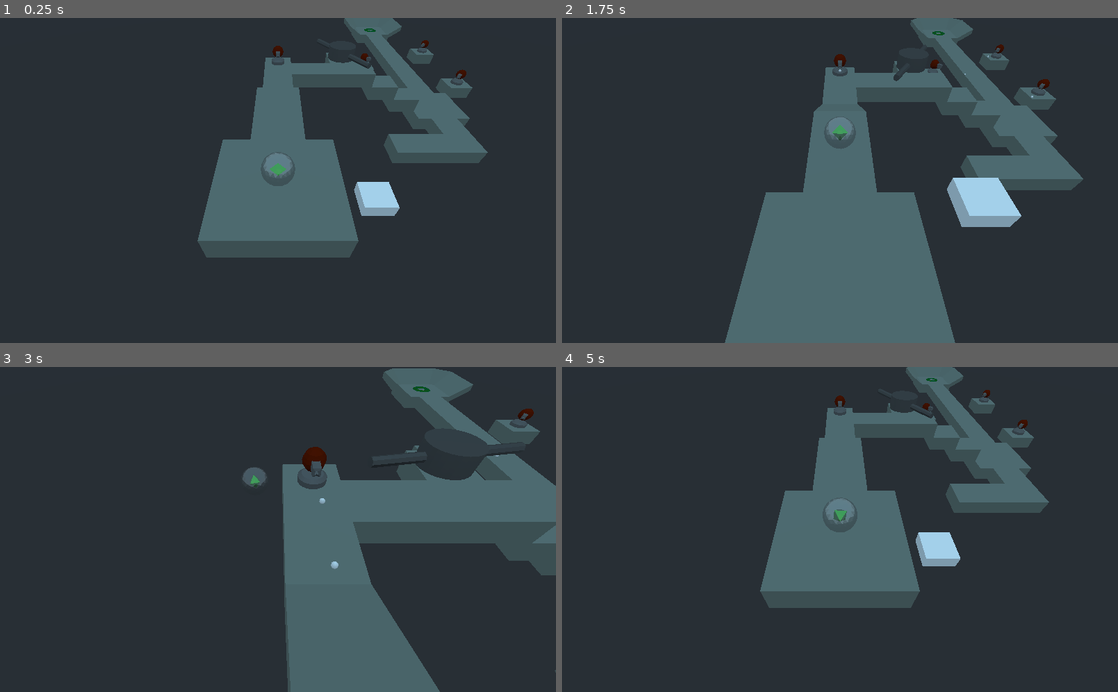
Above: before the commit, frames 1-4 (two rows, left to right).
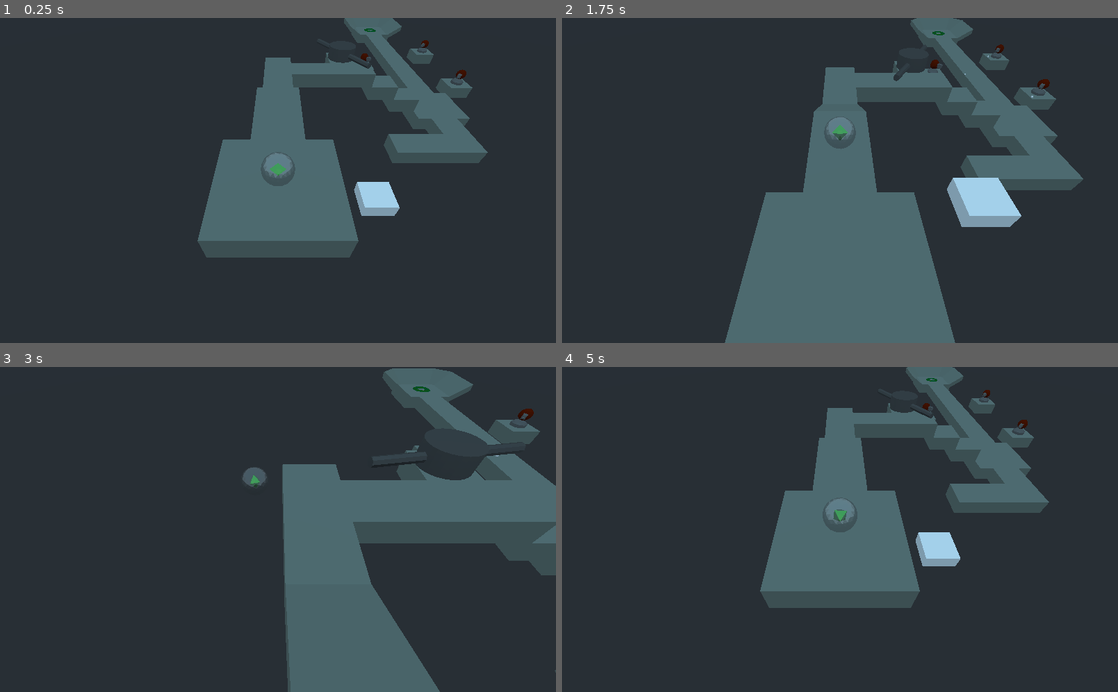
Above: after the commit, the same moments.

Repository: Theo-Fafet/mix-and-game-jam-2020
Game: Godot game, scene res://3D/Levels/Level 1/Level1.tscn
Two runs of this game, one before a commit and one after it. Both use one fixed random seed, a clock stepped at 60 frames per second and the inputs below. This scene is started directly instead of the project's main scene.
Inputs:
- Up to frame 1 (0.25 s): no input
- Up to frame 2 (1.75 s): hold Up (ui_up) from 0.53 s (still down)
- Up to frame 3 (3 s): release Up (ui_up) at 2.03 s; hold Left (ui_left) from 2.03 s (still down)
- Up to frame 4 (5 s): release Left (ui_left) at 3.53 s; hold Down (ui_down) 3.53-4.28 s; hold Right (ui_right) from 4.28 s (still down)

The runs differ from the first frame. In frame 1, less than 0.1% of the frame differs, in the area x 48-52%, y 8-15%; in frame 2, 0.1%; in frame 3, 0.5%, in the area x 53-61%, y 24-63%; in frame 4, less than 0.1%.

Commit message:
1

Diff:
--- a/3D/Levels/Level 1/Level1.tscn
+++ b/3D/Levels/Level 1/Level1.tscn
@@ -31,8 +31,6 @@
 
 [node name="Platform_1x4" parent="." instance=ExtResource( 3 )]
 transform = Transform( -1, 0, -8.74228e-08, 0, 1, 0, 8.74228e-08, 0, -1, 1.42109e-14, -1, 7 )
-
-[node name="Turret" parent="Platform_1x4" instance=ExtResource( 7 )]
 
 [node name="Platform_1x5" parent="." instance=ExtResource( 3 )]
 transform = Transform( -1, 0, -8.74228e-08, 0, 1, 0, 8.74228e-08, 0, -1, -1, -1, 6.5 )
